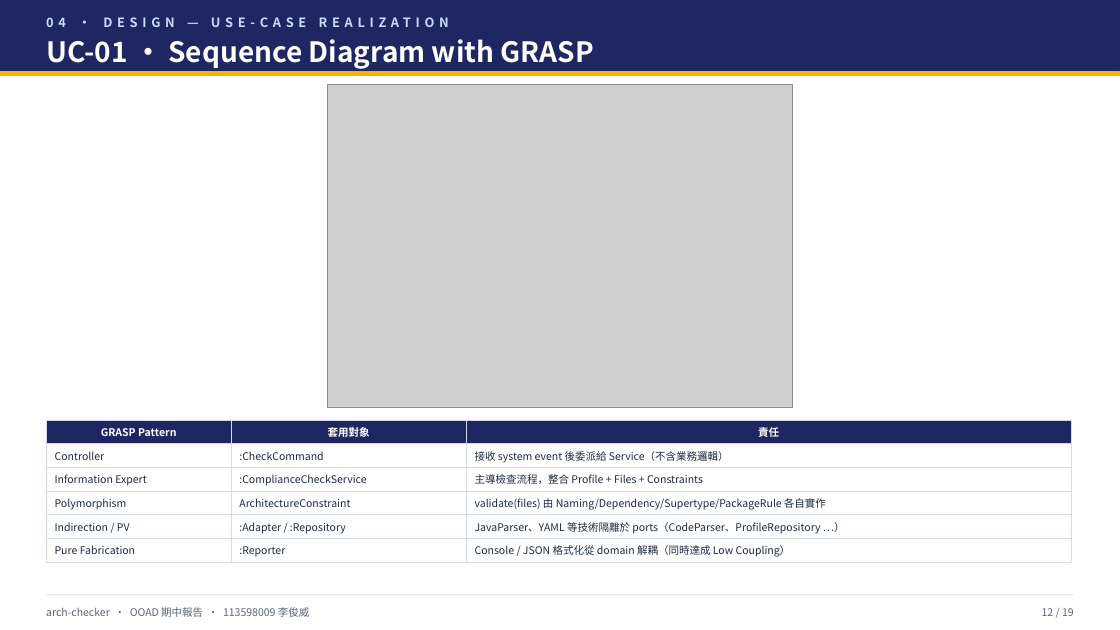
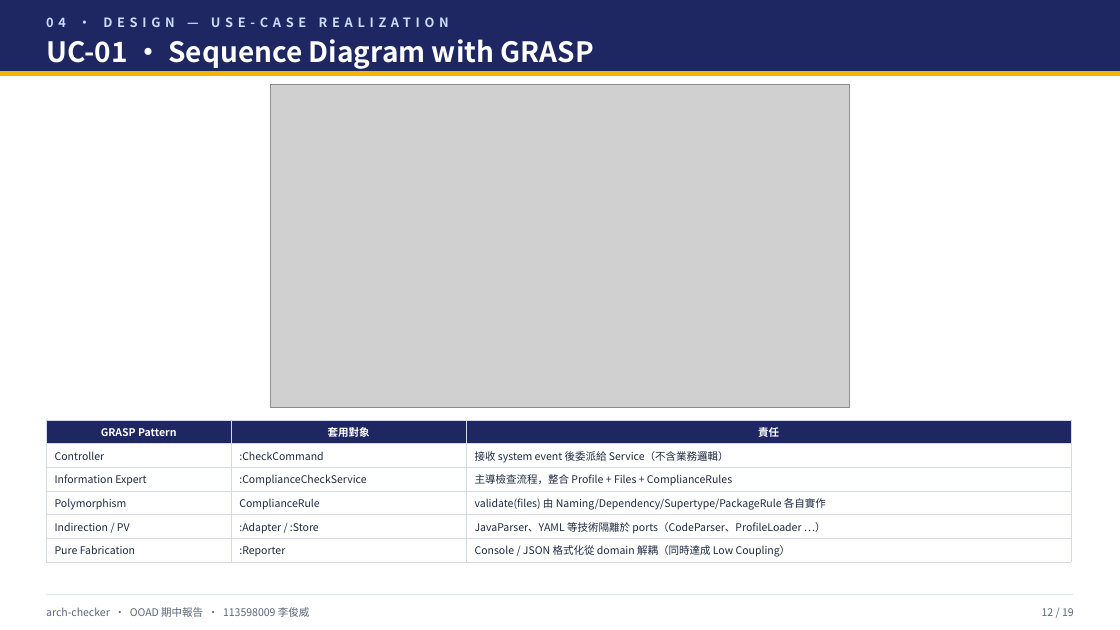
Before and after one commit to chun-wei0413/arch-checker, a slide deck: slide 13 of hw/Midterm/midterm-team6.pptx. Drawn at 1120x630 pixels with LibreOffice and Linux fonts; fonts in the diff are those of the drawing; grey boxes stand for pictures. Boxes give left, top, right and bottom in pixels: in the first picture for what was removed or moved away, otherwise in the second. Text is boxed around its words. In the diff, an @@ line names an element or a change of style, - is before the commit and + after.

```diff
--- a/hw/Midterm/midterm-team6.pptx
+++ b/hw/Midterm/midterm-team6.pptx
@@ picture: place and size @@
-picture at [327, 84, 793, 408]
+picture at [271, 84, 849, 408]
@@ table at [46, 420, 1071, 561] @@
-row 3, column 3: 主導檢查流程，整合 Profile + Files + Constraints
+row 3, column 3: 主導檢查流程，整合 Profile + Files + ComplianceRules
-row 4, column 2: ArchitectureConstraint
+row 4, column 2: ComplianceRule
-row 5, column 2: :Adapter / :Repository
+row 5, column 2: :Adapter / :Store
-row 5, column 3: JavaParser、YAML 等技術隔離於 ports（CodeParser、ProfileRepository …）
+row 5, column 3: JavaParser、YAML 等技術隔離於 ports（CodeParser、ProfileLoader …）
```
Also in this commit, not shown: 13 other slides changed, 1 other file.
